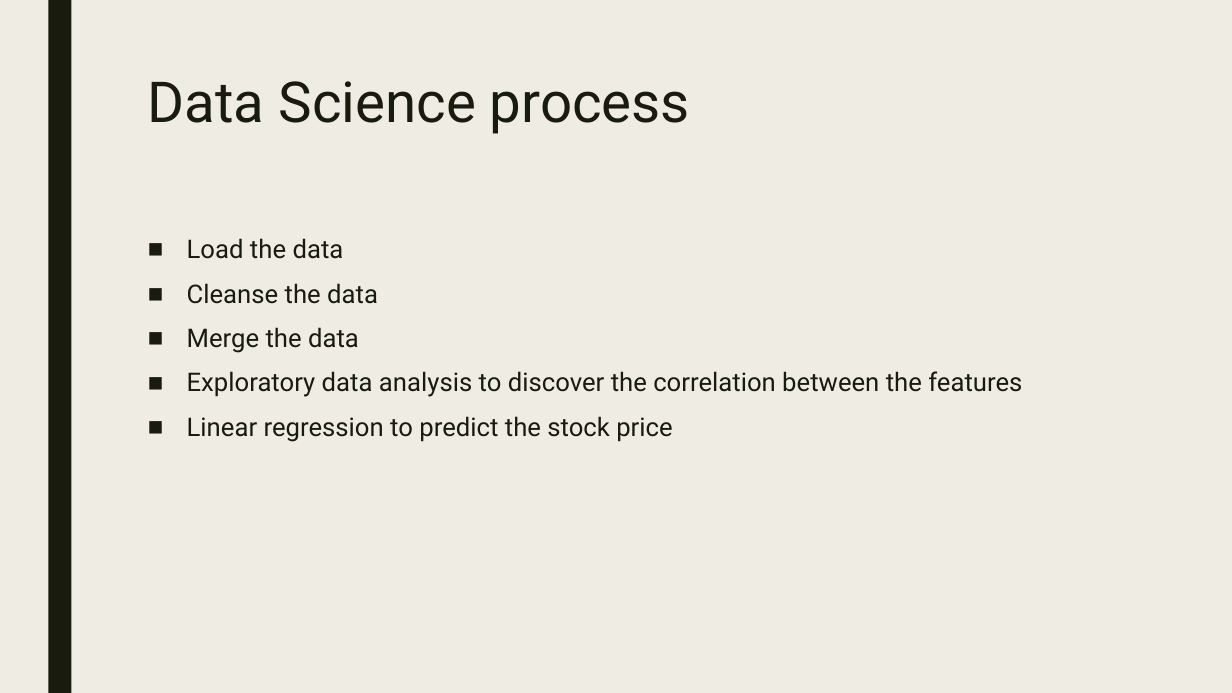
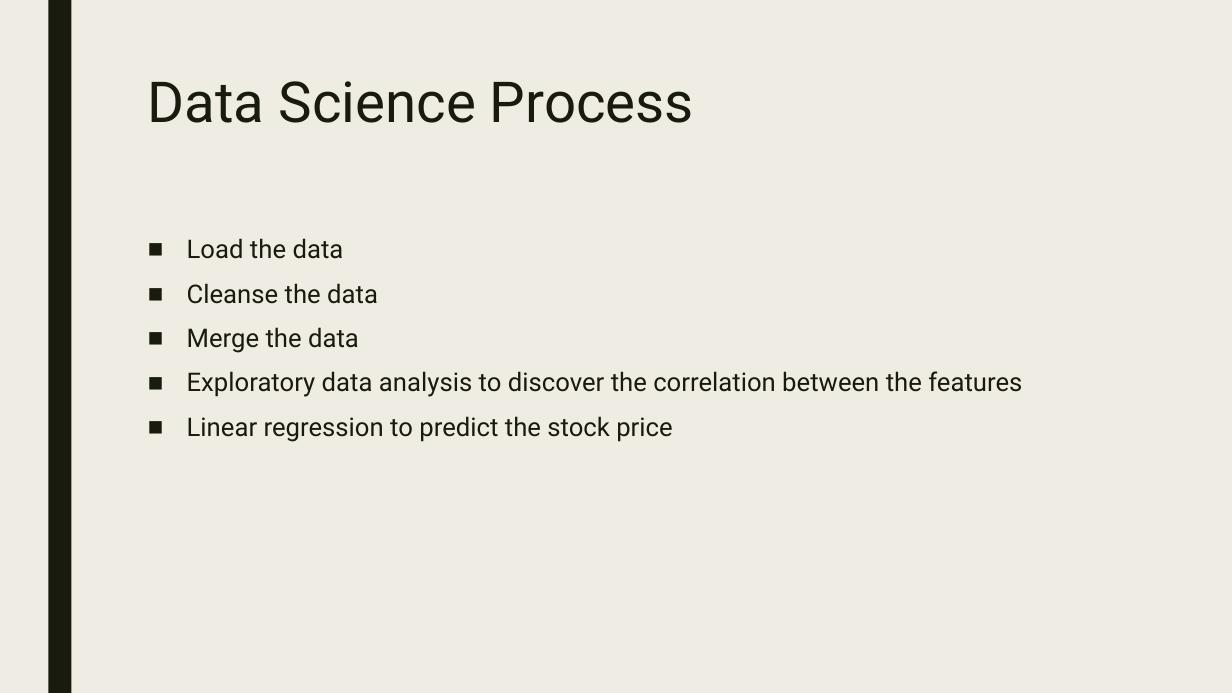
Before and after one commit to dante825/rGroupProj, a slide deck: slide 4 of documentation/presentationSlides.pptx. Drawn at 1232x693 pixels with LibreOffice and Linux fonts; fonts in the diff are those of the drawing. Boxes give left, top, right and bottom in pixels: in the first picture for what was removed or moved away, otherwise in the second. Text is boxed around its words. In the diff, an @@ line names an element or a change of style, - is before the commit and + after.

```diff
--- a/documentation/presentationSlides.pptx
+++ b/documentation/presentationSlides.pptx
@@ title at (148, 81, 694, 123): text changed @@
-Data Science process
+Data Science Process
```
Also in this commit, not shown: 7 other slides changed.
